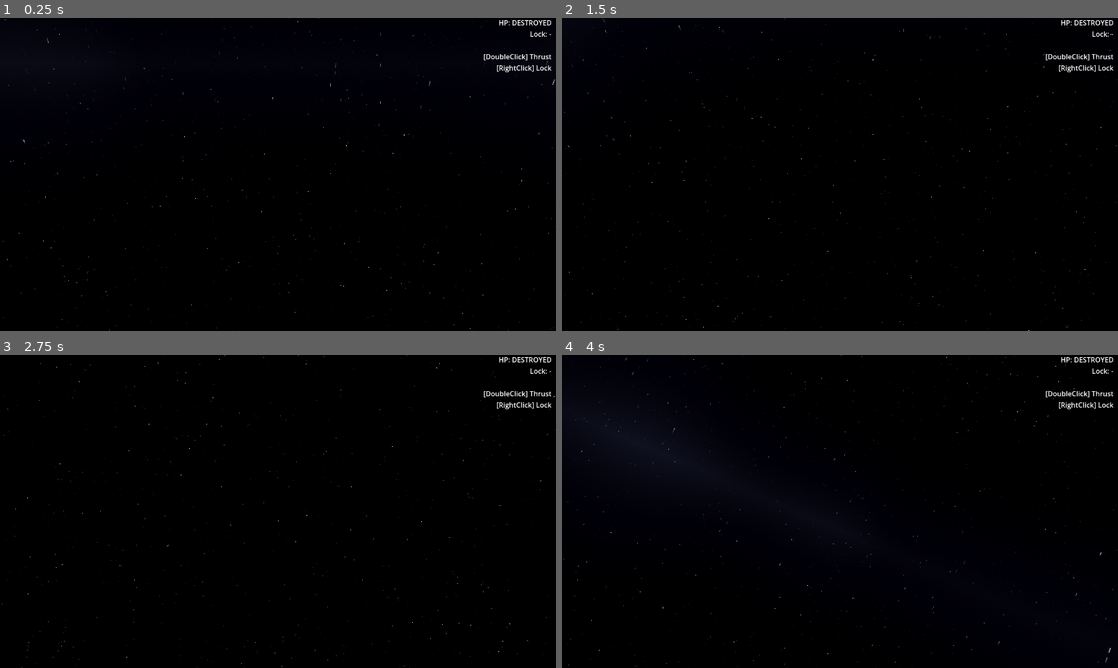
Above: before the commit, frames 1-4 (two rows, left to right).
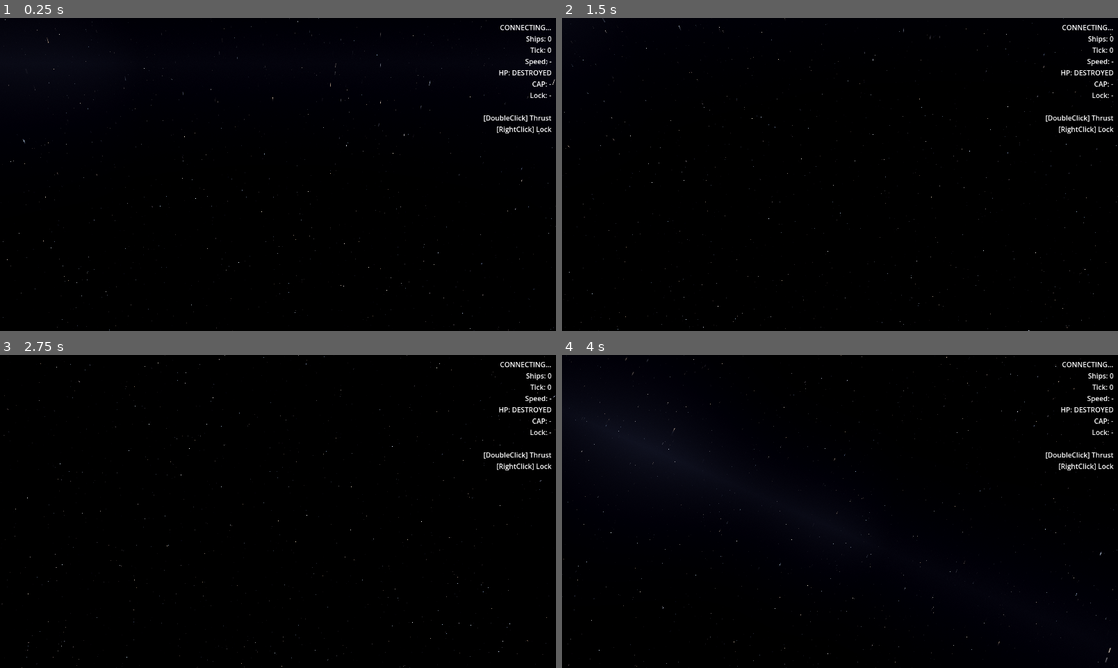
Above: after the commit, the same moments.

Repository: naoki-cpp/Dawn
Game: Godot game, scene res://scenes/main.tscn
Two runs of this game, one before a commit and one after it. Both use one fixed random seed, a clock stepped at 60 frames per second and the inputs below.
Inputs (mouse positions are in pixels of both pictures, inside the frame that each line leads up to):
- Up to frame 1 (0.25 s): no input
- Up to frame 2 (1.5 s): tap Enter at 0.5 s; move the mouse to (962, 158) at 0.52 s; click (962, 158) at 0.67 s; drag from (728, 190) to (812, 237) at 1.27 s
- Up to frame 3 (2.75 s): move the mouse to (333, 442) at 2.02 s; click (333, 442) at 2.17 s
- Up to frame 4 (4 s): drag from (812, 574) to (673, 464) at 2.77 s; move the mouse to (1006, 558) at 3.52 s; click (1006, 558) at 3.67 s

The runs differ from the first frame. In frame 1, 0.9% of the frame differs, in the area x 87-100%, y 0-38%; in frame 2, 0.9%; in frame 3, 0.9%; in frame 4, 0.9%.

Commit message:
feat(godot): client-side capacitor simulation and HUD display
No per-tick CapUpdate messages are sent from the server. Instead the
client mirrors CapacitorSystem logic locally using data received in
InitialState (cap_max, cap_recharge_per_tick) and PlayerFitting
(cap_cost_per_cycle, cycle_time_ticks per module).

Changes:
- main.gd: _simulate_cap() runs each time a new tick is detected via
  VelocityChanged events, advancing recharge and cycle countdowns
- main.gd: cap bar shown in HUD as a 20-block ASCII progress bar
  with current/max GJ readout
- main.gd: ModuleDeactivated resets cycle_remaining and sets
  cap_forced_off flag; HUD shows "CAP!" for force-deactivated modules
- main.gd: ModuleActivated clears cap_forced_off and resets cycle
- main.tscn: fix StatsLabel anchor_bottom so text no longer clips at
  the bottom of the screen

Co-Authored-By: Claude Sonnet 4.6 <noreply@anthropic.com>

Diff:
--- a/client/scenes/main.tscn
+++ b/client/scenes/main.tscn
@@ -34,10 +34,11 @@
 anchors_preset = 1
 anchor_left = 1.0
 anchor_right = 1.0
+anchor_bottom = 1.0
 offset_left = -320.0
 offset_top = 10.0
 offset_right = -10.0
-offset_bottom = 10.0
+offset_bottom = -10.0
 grow_vertical = 2
 text = "CONNECTING...\nShips: 0\nTick: 0\nSpeed: -"
 horizontal_alignment = 2
--- a/client/scripts/main.gd
+++ b/client/scripts/main.gd
@@ -50,8 +50,17 @@
 var _duel_result_label : Label = null
 
 ## モジュールスロット情報
-## [{slot, index, module_id, name, is_active, is_active_module}, ...]
+## [{slot, index, module_id, name, is_active, is_active_module,
+##   cap_cost_per_cycle, cycle_time_ticks, cycle_remaining}, ...]
 var _player_modules : Array = []
+
+## Client-side capacitor simulation (mirrors server CapacitorSystem logic).
+## Populated from InitialState (cap_max, cap_recharge_per_tick) and
+## PlayerFitting (cap_cost_per_cycle, cycle_time_ticks per module).
+## Corrected by ModuleDeactivated events (cap-forced OFF).
+var _cap_current      : float = -1.0   ## -1 = not yet received
+var _cap_max          : float = 500.0
+var _cap_recharge     : float = 10.0   ## GJ per tick
 
 ## ダブルクリック検出用
 var _last_click_time  : float  = -1.0
@@ -257,6 +266,10 @@
 			_player_shield     = sh
 			_player_armor      = ar
 			_player_hull       = hu
+			## Initialize client-side capacitor simulation.
+			_cap_max      = d.get("cap_max",               500.0) as float
+			_cap_recharge = d.get("cap_recharge_per_tick",  10.0) as float
+			_cap_current  = _cap_max  ## Assume full cap on connect.
 			_set_as_player_ship(sid, ship)
 		elif is_player:
 			## Other player ship = potential duel opponent
@@ -264,6 +277,11 @@
 				_opponent_ship_ids.append(sid)
 
 func _on_player_fitting(modules: Array) -> void:
+	## Initialise cycle_remaining for client-side cap simulation.
+	for m: Variant in modules:
+		var mod_dict: Dictionary = m as Dictionary
+		mod_dict["cycle_remaining"] = 0
+		mod_dict["cap_forced_off"]  = false
 	_player_modules = modules
 
 func _on_module_activated(p_ship_id: int, p_module_id: int, _slot: String) -> void:
@@ -272,7 +290,9 @@
 	for m: Variant in _player_modules:
 		var mod_dict: Dictionary = m as Dictionary
 		if mod_dict.get("module_id", 0) as int == p_module_id:
-			mod_dict["is_active"] = true
+			mod_dict["is_active"]       = true
+			mod_dict["cap_forced_off"]  = false
+			mod_dict["cycle_remaining"] = 0  ## Next tick will start a fresh cycle.
 			break
 
 func _on_module_deactivated(p_ship_id: int, p_module_id: int, _slot: String) -> void:
@@ -281,8 +301,14 @@
 	for m: Variant in _player_modules:
 		var mod_dict: Dictionary = m as Dictionary
 		if mod_dict.get("module_id", 0) as int == p_module_id:
-			mod_dict["is_active"] = false
+			var was_active: bool = mod_dict.get("is_active", false) as bool
+			mod_dict["is_active"]       = false
+			mod_dict["cycle_remaining"] = 0
+			## If it was ON, capacitor or player deactivated it.
+			if was_active:
+				mod_dict["cap_forced_off"] = true
 			break
+
 
 func _toggle_module_by_index(f_index: int) -> void:
 	if _player_ship_id < 0:
@@ -352,7 +378,9 @@
 
 	var tick: int = p.get("tick", 0) as int
 	if tick > _current_tick:
+		var ticks_elapsed: int = tick - _current_tick
 		_current_tick = tick
+		_simulate_cap(ticks_elapsed)
 
 func _handle_ship_despawned(p: Dictionary) -> void:
 	var ship_id: int = p.get("ship_id", 0) as int
@@ -456,23 +484,75 @@
 	else:
 		lock_str = "LOST"
 
-	## モジュールスロット（Active モジュールのみ F キーで表示）
+		## Active modules — show ON/OFF and cap-deprived state (F keys)
 	var module_lines: String = ""
 	var f_idx: int = 1
 	for m: Variant in _player_modules:
 		var mod_dict: Dictionary = m as Dictionary
 		if not (mod_dict.get("is_active_module", false) as bool):
-			continue  ## Passive はスキップ
-		var name_str : String = mod_dict.get("name",      "?") as String
-		var is_on    : bool   = mod_dict.get("is_active", false) as bool
-		var state_str: String = "ON" if is_on else "OFF"
+			continue  ## Skip Passive modules
+		var name_str  : String = mod_dict.get("name",         "?") as String
+		var is_on     : bool   = mod_dict.get("is_active",    false) as bool
+		var cap_forced: bool   = mod_dict.get("cap_forced_off", false) as bool
+		var state_str : String
+		if cap_forced:
+			state_str = "CAP!"   ## Force-deactivated by capacitor system
+		elif is_on:
+			state_str = "ON"
+		else:
+			state_str = "OFF"
 		module_lines += "\n[F%d] %s: %s" % [f_idx, name_str, state_str]
 		f_idx += 1
 
+	## Capacitor bar (client-side simulation).
+	var cap_str: String
+	if _cap_current < 0.0:
+		cap_str = "-"
+	else:
+		var pct: float = (_cap_current / _cap_max * 100.0) if _cap_max > 0.0 else 0.0
+		var filled: int = int(pct / 5.0)   ## 0-20 blocks
+		var bar: String = "█".repeat(filled) + "░".repeat(20 - filled)
+		cap_str = "%s %.0f/%.0f GJ" % [bar, _cap_current, _cap_max]
+
 	_stats_label.text = (
-		"%s\nShips: %d\nTick: %d\nSpeed: %s\nHP: %s\nLock: %s%s\n\n[DoubleClick] Thrust\n[RightClick] Lock"
-		% [status, _ships.size(), _current_tick, speed_str, hp_str, lock_str, module_lines]
+		"%s\nShips: %d\nTick: %d\nSpeed: %s\nHP: %s\nCAP: %s\nLock: %s%s\n\n[DoubleClick] Thrust\n[RightClick] Lock"
+		% [status, _ships.size(), _current_tick, speed_str, hp_str, cap_str, lock_str, module_lines]
 	)
+
+# ── Capacitor client-side simulation ─────────────────────────────────────────
+
+## Mirror of CapacitorSystem::run() — called once per tick elapsed.
+## Keeps cap display in sync without any extra server messages.
+func _simulate_cap(ticks: int) -> void:
+	if _cap_current < 0.0 or _player_ship_id < 0:
+		return
+
+	for _t: int in range(ticks):
+		## Recharge.
+		_cap_current = minf(_cap_current + _cap_recharge, _cap_max)
+
+		## Cycle logic for each active module.
+		for m: Variant in _player_modules:
+			var mod: Dictionary = m as Dictionary
+			if not (mod.get("is_active_module", false) as bool):
+				continue
+			if not (mod.get("is_active", false) as bool):
+				continue
+
+			var cycle_rem: int   = mod.get("cycle_remaining", 0) as int
+			var cost     : float = mod.get("cap_cost_per_cycle", 0.0) as float
+			var cycle_t  : int   = mod.get("cycle_time_ticks",  10)  as int
+
+			if cycle_rem == 0:
+				## Try to start new cycle.
+				if cost <= 0.0 or _cap_current >= cost:
+					_cap_current -= cost
+					mod["cycle_remaining"] = cycle_t
+				## If not enough cap, server will emit ModuleDeactivated — skip here.
+			else:
+				mod["cycle_remaining"] = cycle_rem - 1
+
+		_cap_current = maxf(_cap_current, 0.0)
 
 # ── 内部ユーティリティ ────────────────────────────────────────────────────────
 
